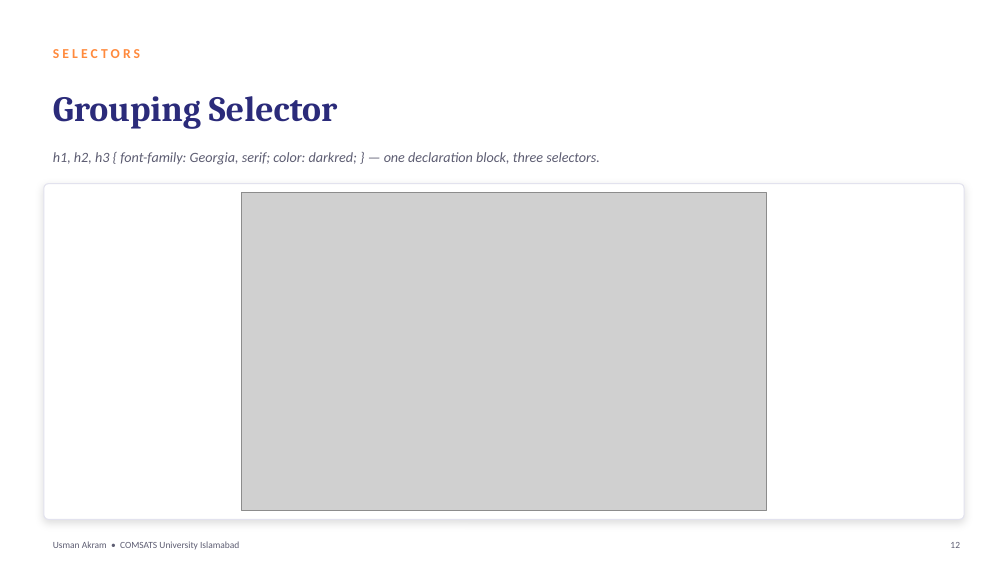
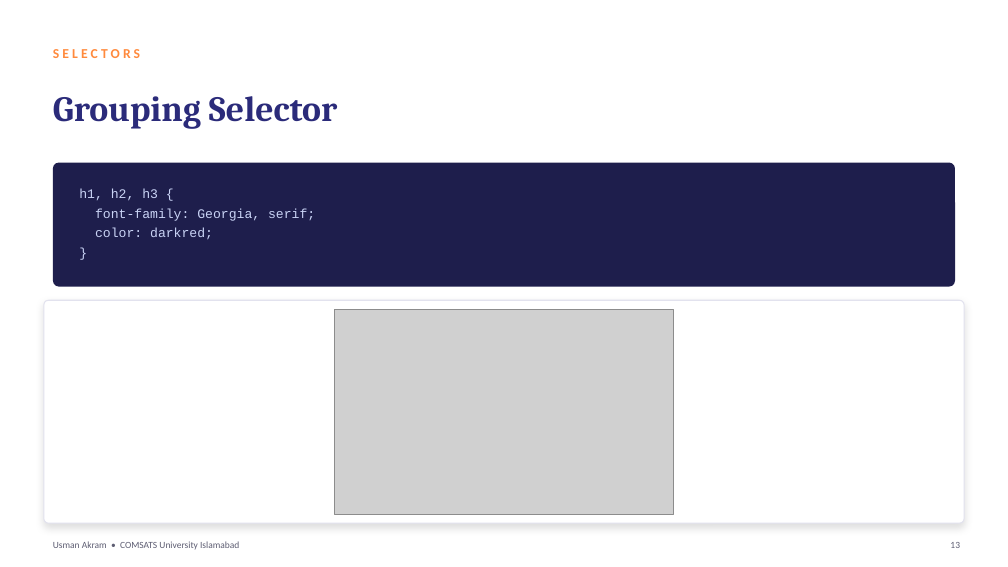
Before and after one commit to mua22/mern-web-book, a slide deck: slide 13 of slides/CSC336-Lecture-05-CSS-Fundamentals.pptx (slide 12 before the commit). Drawn at 1008x567 pixels with LibreOffice and Linux fonts; fonts in the diff are those of the drawing; grey boxes stand for pictures. Boxes give left, top, right and bottom in pixels: in the first picture for what was removed or moved away, otherwise in the second. Text is boxed around its words. In the diff, an @@ line names an element or a change of style, - is before the commit and + after.

```diff
--- a/slides/CSC336-Lecture-05-CSS-Fundamentals.pptx
+++ b/slides/CSC336-Lecture-05-CSS-Fundamentals.pptx
@@ rounded rectangle added at [53, 163, 955, 287], fill #1E1E4C @@
@@ text at [79, 189, 315, 239]: text changed; size 13.5 to 12.5 pt; font Calibri to Courier New; text colour #5D5D72 to #C9D3F5; italic off @@
-h1, h2, h3 { font-family: Georgia, serif; color: darkred; } — one declaration block, three selectors.
+h1, h2, h3 {
+font-family: Georgia, serif;
+color: darkred;
+}
@@ text "h1, h2, h3 {" at [79, 189, 315, 239]: vertical alignment middle to top @@
@@ rounded rectangle: place and size @@
-rounded rectangle at [44, 184, 964, 520]
+rounded rectangle at [44, 300, 964, 523]
@@ rounded rectangle at [44, 300, 964, 523]: proportions changed @@
@@ picture: place and size @@
-picture at [242, 193, 767, 510]
+picture at [335, 309, 673, 514]
```
Also in this commit, not shown: 27 other slides changed, 1 slide added, 2 other files.
